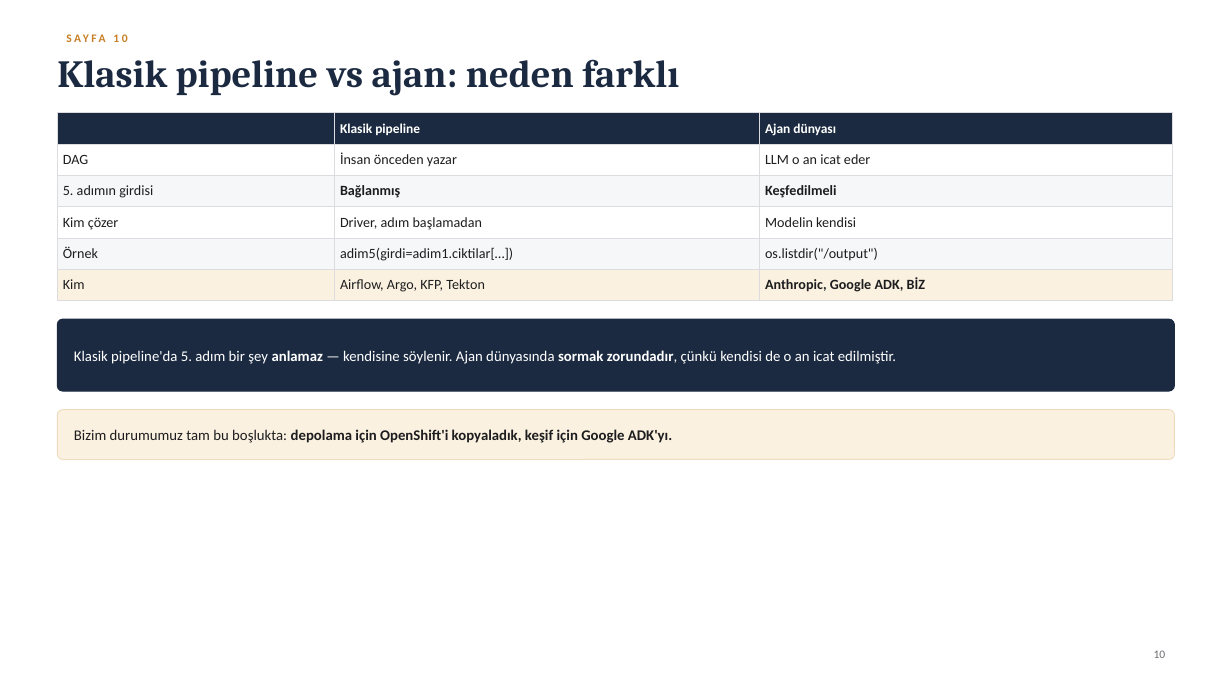
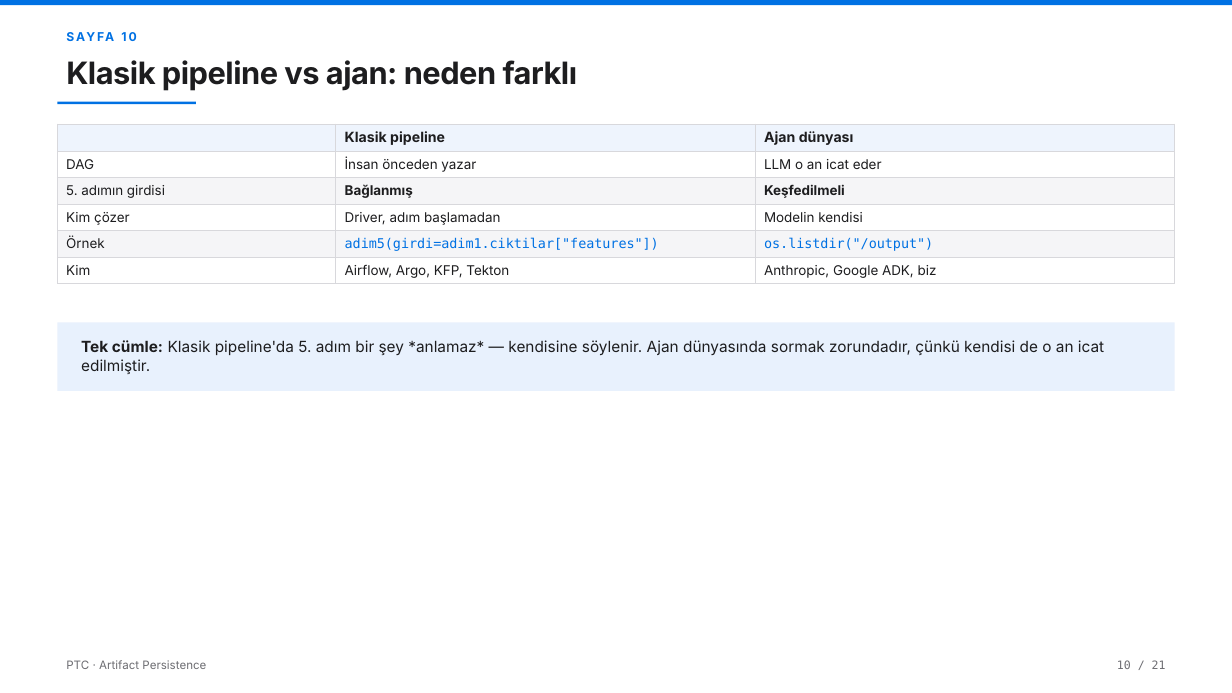
Before and after one commit to AltanReisoglu/Data-Science-Reports, a slide deck: slide 13 of ptc_art/PTC_Sunum_Karsilastirma.pptx (slide 11 before the commit). Drawn at 1232x693 pixels with LibreOffice and Linux fonts; fonts in the diff are those of the drawing. Boxes give left, top, right and bottom in pixels: in the first picture for what was removed or moved away, otherwise in the second. Text is boxed around its words. In the diff, an @@ line names an element or a change of style, - is before the commit and + after.

```diff
--- a/ptc_art/PTC_Sunum_Karsilastirma.pptx
+++ b/ptc_art/PTC_Sunum_Karsilastirma.pptx
@@ rectangle added at (x1=0, y1=0, x2=1232, y2=6), fill #0071E3 @@
@@ text "SAYFA 10" at (x1=57, y1=26, x2=372, y2=48): size 9 to 9.5 pt, font Calibri to Inter, text colour #C87F26 to #0071E3, letter spacing 2 to 1.6 pt @@
@@ text "Klasik pipeline vs ajan: neden ..." at (x1=66, y1=60, x2=578, y2=91): size 30 to 24 pt, font Cambria to Inter, text colour #1B2A41 to #1D1D1F, letter spacing 0 to -0.4 pt @@
@@ rectangle added at (x1=57, y1=102, x2=196, y2=104), fill #0071E3 @@
@@ table at (x1=57, y1=124, x2=1175, y2=282) @@
@@ row 5, column 2: "adim5(girdi=adim1.ciktilar[…])" to "adim5(girdi=adim1.ciktilar["features"])" @@
-row 6, column 3: Anthropic, Google ADK, BİZ
+row 6, column 3: Anthropic, Google ADK, biz
@@ fill #1B2A41 to #EEF4FD in row 1 @@
@@ fill #F6F7F9 to #F5F5F7 in 6 cells @@
@@ fill #FBF1E0 to #FFFFFF in row 6 @@
@@ size 10.5 to 11 pt, text colour #FFFFFF to #1D1D1F in "Klasik pipeline", "Ajan dünyası" @@
@@ font Calibri to Inter in "Klasik pipeline", "Ajan dünyası", "DAG", "İnsan önceden yazar" and 10 more places @@
@@ size 11 to 10.5 pt in "DAG", "İnsan önceden yazar", "LLM o an icat eder", "5. adımın girdisi" and 9 more places @@
@@ font Calibri to DejaVu Sans Mono, text colour #1D1D1F to #0071E3 in "os.listdir("/output")" @@
@@ borders changed @@
@@ table resized from (x1=57, y1=113, x2=1173, y2=296) to (x1=57, y1=124, x2=1175, y2=282) @@
@@ rounded rectangle removed at (x1=57, y1=319, x2=1175, y2=391) @@
@@ rectangle added at (x1=57, y1=323, x2=1175, y2=391), fill #E8F1FD @@
@@ text at (x1=81, y1=340, x2=1104, y2=374): text changed; size 11.5 to 12 pt; font Calibri to Inter; text colour #FFFFFF to #1D1D1F @@
-Klasik pipeline'da 5. adım bir şey anlamaz — kendisine söylenir. Ajan dünyasında sormak zorundadır, çünkü kendisi de o an icat edilmiştir.
+Tek cümle: Klasik pipeline'da 5. adım bir şey *anlamaz* — kendisine söylenir. Ajan dünyasında sormak zorundadır, çünkü kendisi de o an icat edilmiştir.
@@ rounded rectangle removed at (x1=57, y1=409, x2=1175, y2=459) @@
@@ text removed at (x1=74, y1=429, x2=672, y2=443) @@
-Bizim durumumuz tam bu boşlukta: depolama için OpenShift'i kopyaladık, keşif için Google ADK'yı.
@@ text added at (x1=66, y1=660, x2=206, y2=669), 9 pt, text #6E6E73 @@
+PTC · Artifact Persistence
@@ text at (x1=1117, y1=660, x2=1166, y2=669): text changed; font Calibri to DejaVu Sans Mono @@
-10
+10 / 21
```
Also in this commit, not shown: 15 other slides changed, 12 slides added, 1 slide removed, 2 other files.
